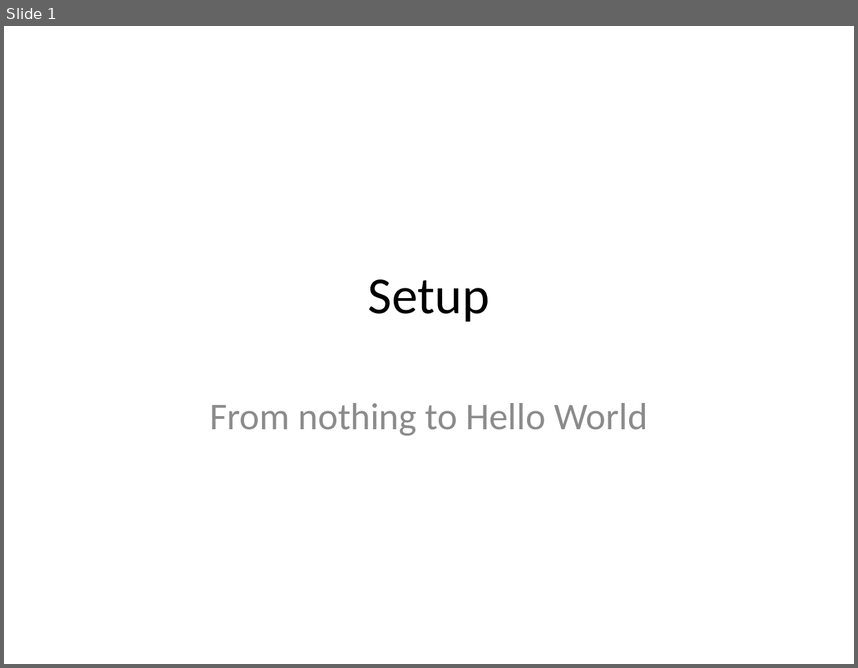
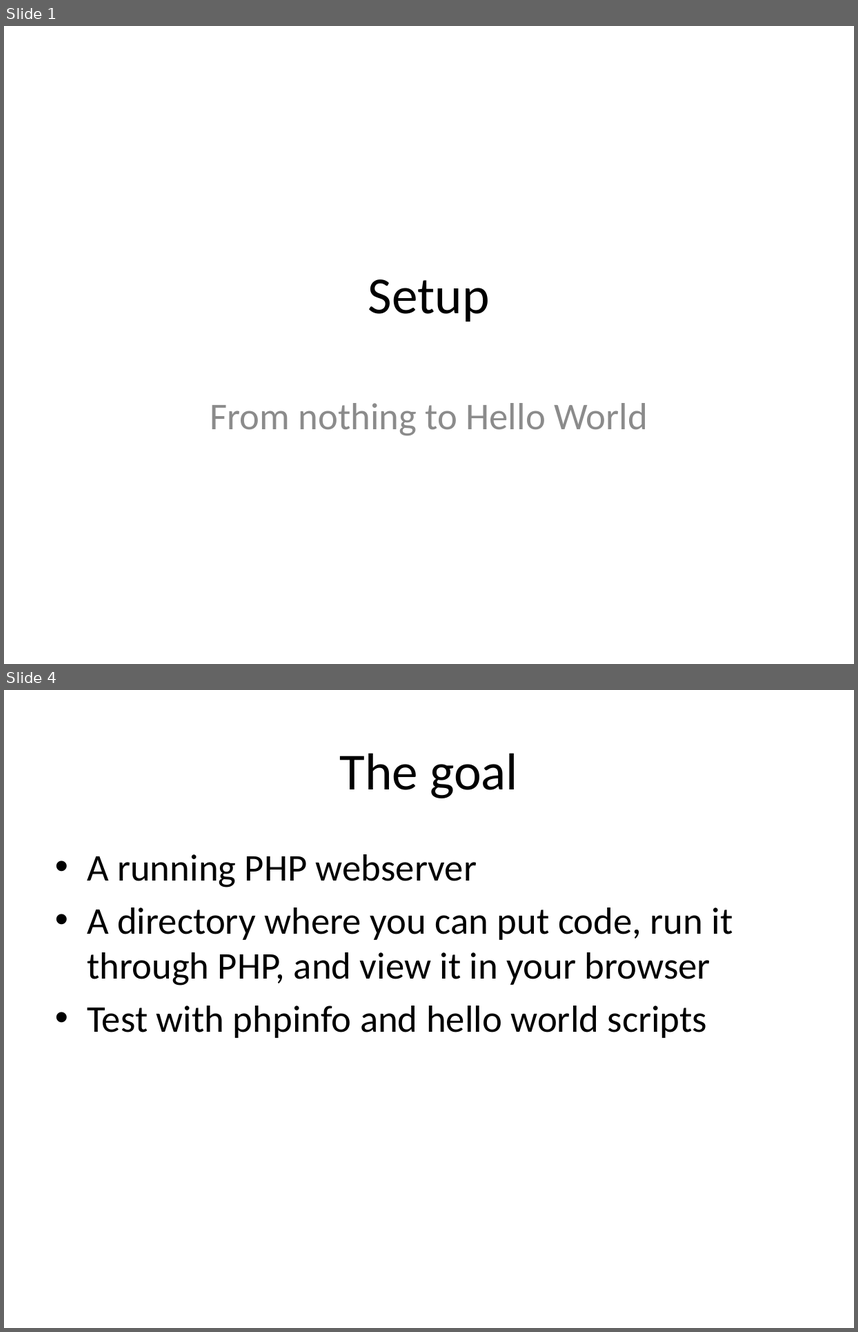
Before and after one commit to PHPEmbark/curriculum, a slide deck: course/0 - Setup/Setup.pptx. Shown one above the other, each under a label of ours: slide 1 before the commit, slides 1 and 4 after it; the slides between them are not shown. The pictures are 858x668 and 858x1332 pixels, drawn with LibreOffice and Linux fonts; fonts in the diff are those of the drawing. Boxes give left, top, right and bottom in pixels: in the first picture for what was removed or moved away, otherwise in the second. Text is boxed around its words. In the diff, an @@ line names an element or a change of style, - is before the commit and + after.

```diff
--- a/course/0 - Setup/Setup.pptx
+++ b/course/0 - Setup/Setup.pptx
@@ slide 4 added at <box>4,690,854,1328</box>, background #FFFFFF @@
@@ title added at <box>340,753,518,798</box>, 44 pt, text #000000 @@
+The goal
@@ text added at <box>87,854,733,1038</box>, 32 pt, text #000000 @@
+• A running PHP webserver
+• A directory where you can put code, run it through PHP, and view it in your browser
+• Test with phpinfo and hello world scripts
```
Also in this commit, not shown: 3 slides changed, 15 other slides added, 1 other file.
